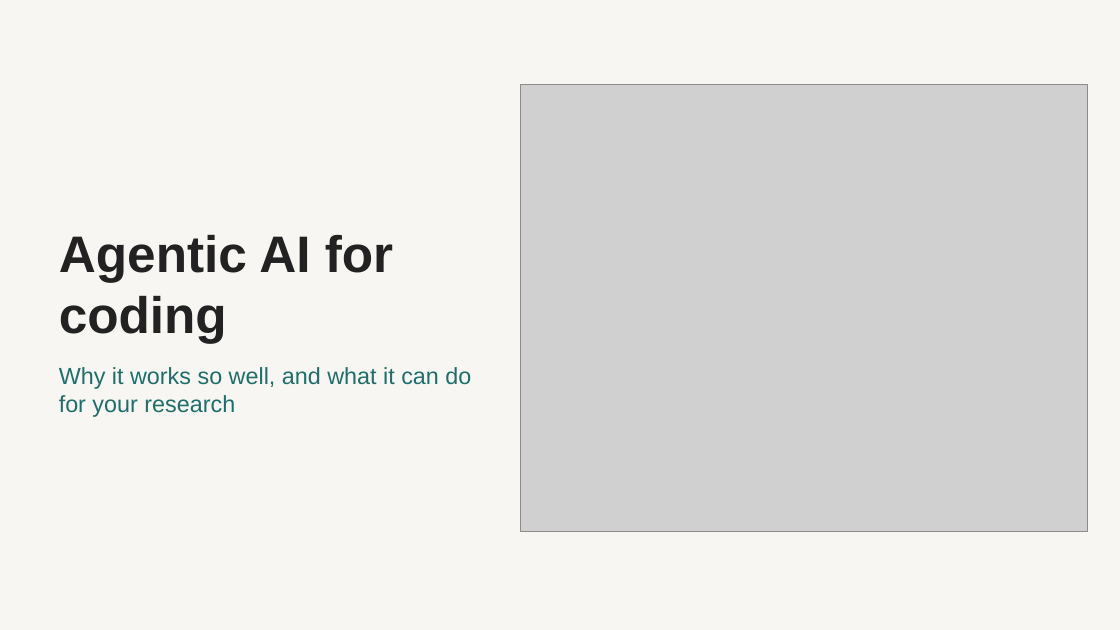
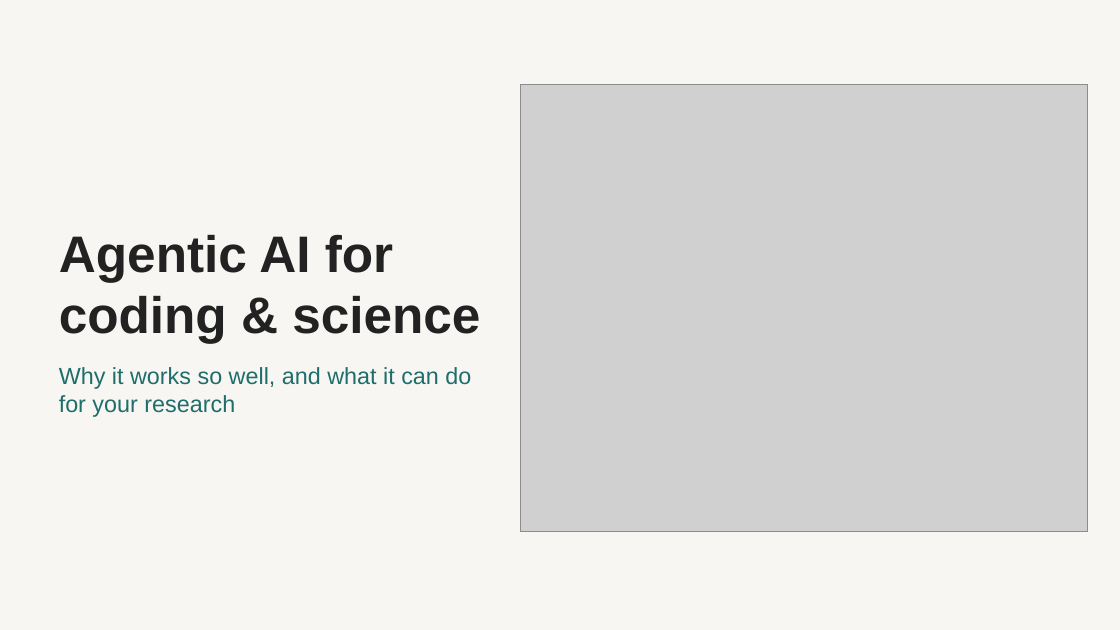
Before and after one commit to luntergroup/health-in-context-agents-workshop, a slide deck: slide 1 of material/intro-slides/reproducible_science.pptx. Drawn at 1120x630 pixels with LibreOffice and Linux fonts; fonts in the diff are those of the drawing; grey boxes stand for pictures. Boxes give left, top, right and bottom in pixels: in the first picture for what was removed or moved away, otherwise in the second. Text is boxed around its words. In the diff, an @@ line names an element or a change of style, - is before the commit and + after.

Commit message:
{GL} tweak

```diff
--- a/material/intro-slides/reproducible_science.pptx
+++ b/material/intro-slides/reproducible_science.pptx
@@ title at [59, 234, 480, 343]: text changed @@
-Agentic AI for coding
+Agentic AI for coding & science
```
